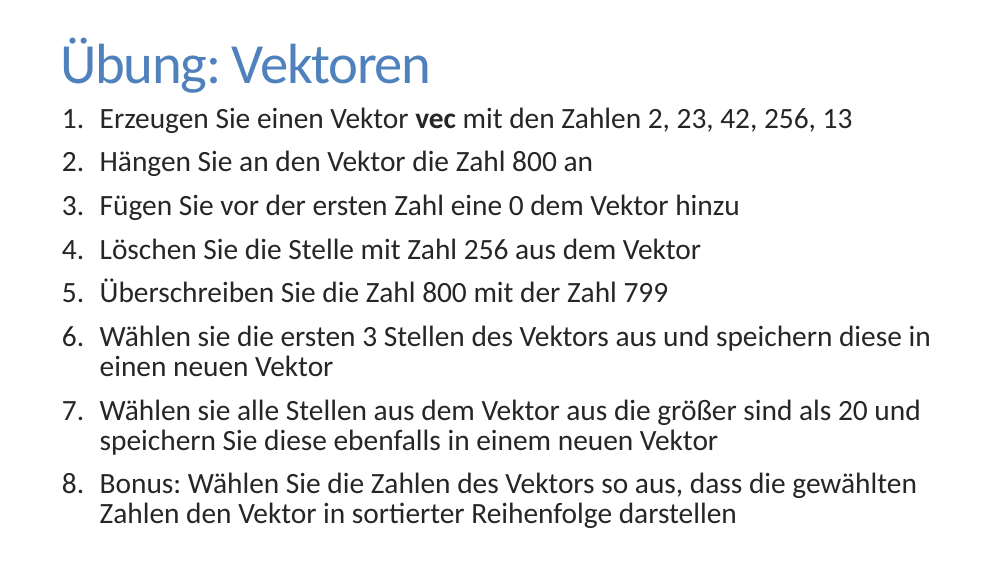
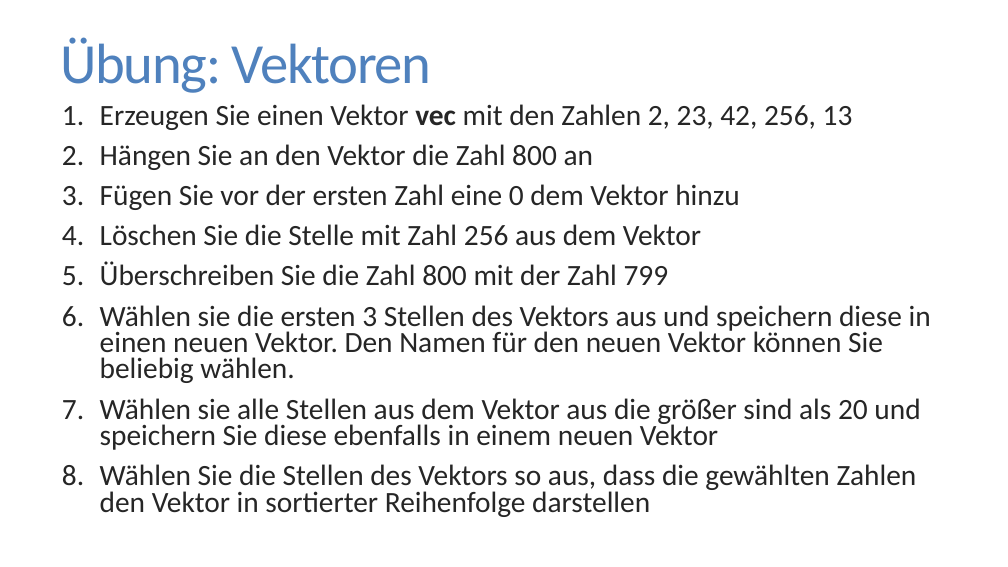
Before and after one commit to FlorianKeppeler/RKurs, a slide deck: slide 16 of Einführung in R.pptx. Drawn at 1008x567 pixels with LibreOffice and Linux fonts; fonts in the diff are those of the drawing. Boxes give left, top, right and bottom in pixels: in the first picture for what was removed or moved away, otherwise in the second. Text is boxed around its words. In the diff, an @@ line names an element or a change of style, - is before the commit and + after.

```diff
--- a/Einführung in R.pptx
+++ b/Einführung in R.pptx
@@ text at (100, 104, 920, 450): line spacing 0.85 to 0.75 @@
@@ text at (100, 305, 931, 383): text changed @@
-6. Wählen sie die ersten 3 Stellen des Vektors aus und speichern diese in einen neuen Vektor
+6. Wählen sie die ersten 3 Stellen des Vektors aus und speichern diese in einen neuen Vektor. Den Namen für den neuen Vektor können Sie beliebig wählen.
@@ text at (100, 464, 917, 517): text changed @@
-8. Bonus: Wählen Sie die Zahlen des Vektors so aus, dass die gewählten Zahlen den Vektor in sortierter Reihenfolge darstellen
+8. Wählen Sie die Stellen des Vektors so aus, dass die gewählten Zahlen den Vektor in sortierter Reihenfolge darstellen
```
Also in this commit, not shown: 15 other slides changed, 2 slides added, 1 other file.
